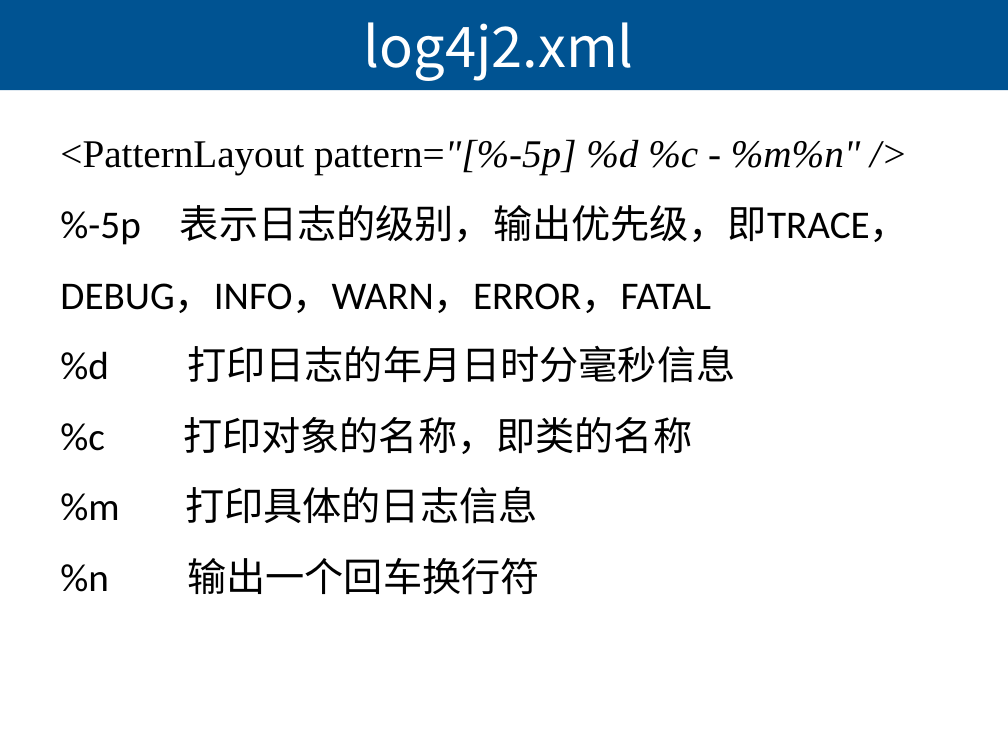
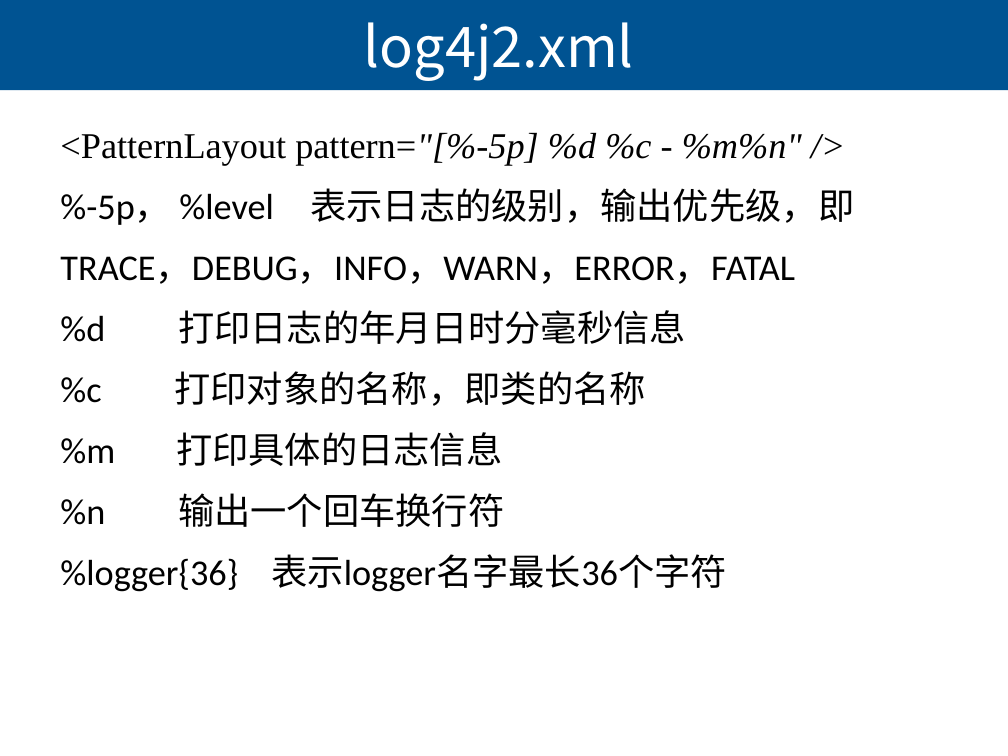
Before and after one commit to lihuanzhen2016/Selenium2019, a slide deck: slide 7 of PPT/11 使用Log4j打印执行日志.pptx. Drawn at 1008x756 pixels with LibreOffice and Linux fonts; fonts in the diff are those of the drawing. Boxes give left, top, right and bottom in pixels: in the first picture for what was removed or moved away, otherwise in the second. Text is boxed around its words. In the diff, an @@ line names an element or a change of style, - is before the commit and + after.

```diff
--- a/PPT/11 使用Log4j打印执行日志.pptx
+++ b/PPT/11 使用Log4j打印执行日志.pptx
@@ background #CCE8CF to #FFFFFF @@
@@ text at (x1=60, y1=132, x2=802, y2=527): size 28 to 25.9 pt in "<PatternLayout pattern="[%-5p] %d %c - %m%n" />", "%c 打印对象的名称，即类的名称", "%m 打印具体的日志信息", "%n 输出一个回车换行符"; line spacing 1.5 to 1.4 @@
@@ text at (x1=60, y1=188, x2=854, y2=344): text changed; size 28 to 25.9 pt @@
-%-5p 表示日志的级别，输出优先级，即TRACE，DEBUG，INFO，WARN，ERROR，FATAL
-%d 打印日志的年月日时分毫秒信息
+%-5p， %level 表示日志的级别，输出优先级，即TRACE，DEBUG，INFO，WARN，ERROR，FATAL
+%d 打印日志的年月日时分毫秒信息
@@ text at (x1=60, y1=554, x2=727, y2=592): paragraph added @@
+%logger{36} 表示logger名字最长36个字符
```
Also in this commit, not shown: 7 other slides changed, 1 other file.
